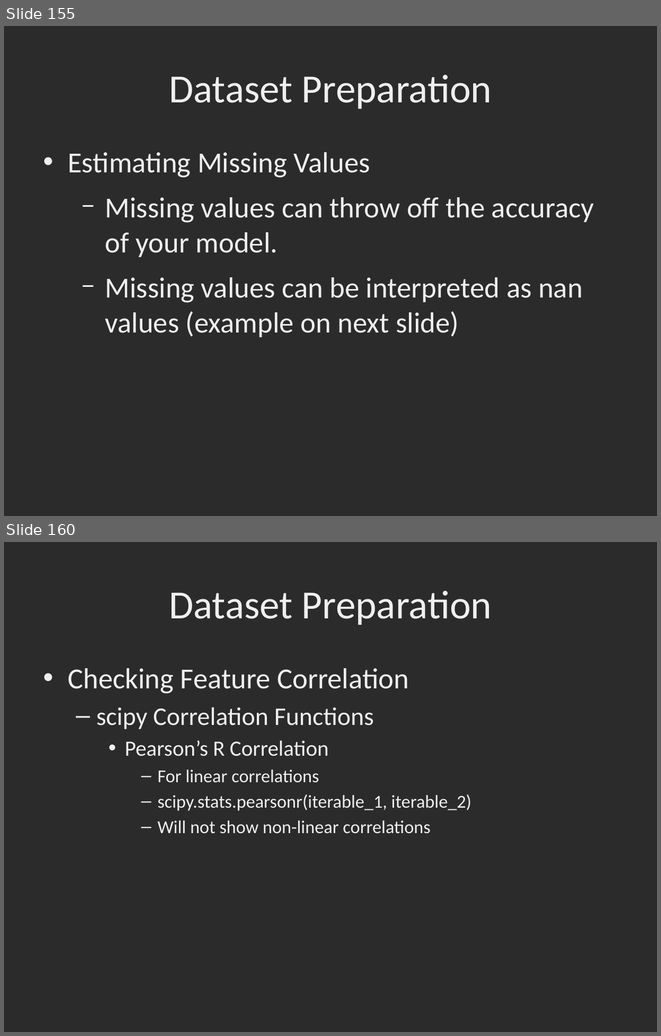
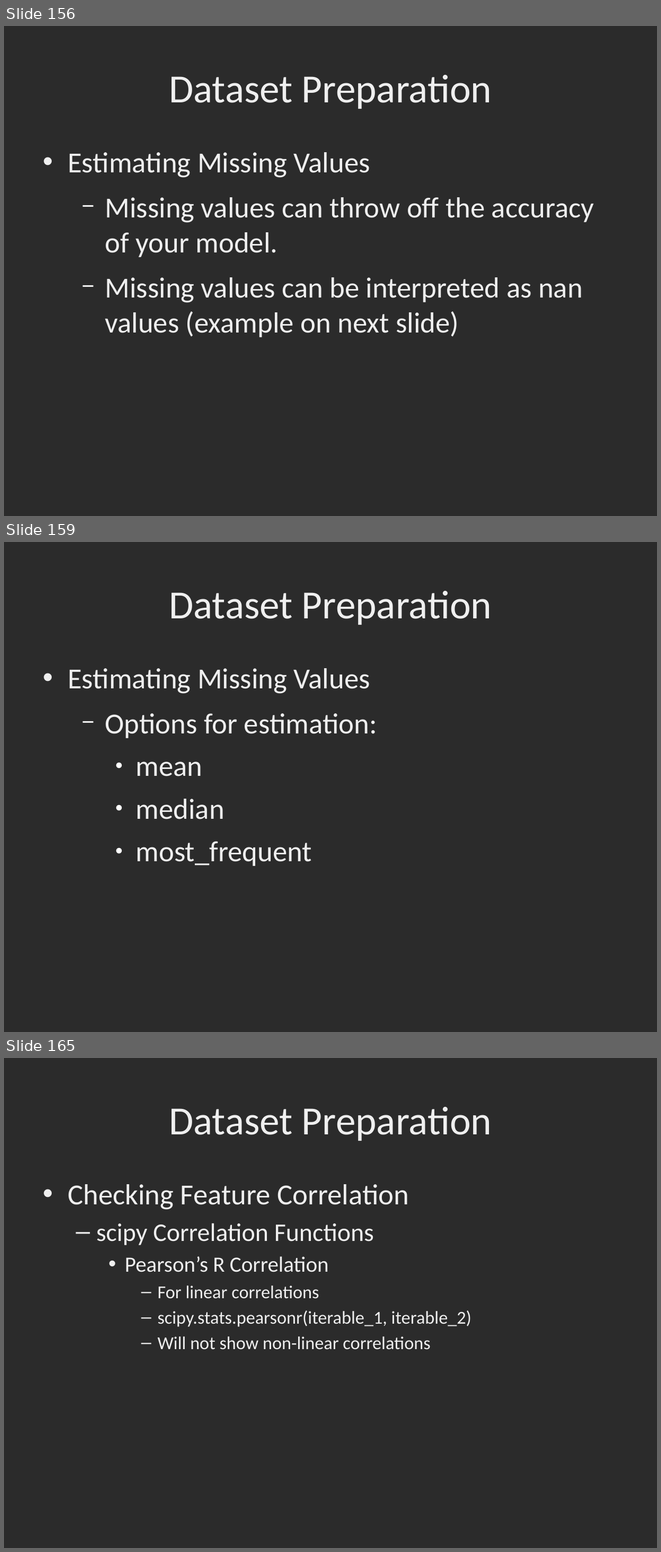
Before and after one commit to dbowmans46/PracticalProgramming, a slide deck: Session 7 - Python/Instructional Material/Session 7 - Python Brief Intro to Machine Learning with Scikit Learn.odp. Shown one above the other, each under a label of ours: slides 155 and 160 before the commit, slides 156, 159 and 165 after it; the slides between them are not shown. The pictures are 661x1036 and 661x1552 pixels, drawn with LibreOffice and Linux fonts; fonts in the diff are those of the drawing; background and template pictures are left out; a plain dark background stands for a picture behind light text. Boxes give left, top, right and bottom in pixels: in the first picture for what was removed or moved away, otherwise in the second. Text is boxed around its words. In the diff, an @@ line names an element or a change of style, - is before the commit and + after.

```diff
--- a/Session 7 - Python/Instructional Material/Session 7 - Python Brief Intro to Machine Learning with Scikit Learn.odp
+++ b/Session 7 - Python/Instructional Material/Session 7 - Python Brief Intro to Machine Learning with Scikit Learn.odp
@@ slide 159 added at box(4, 542, 657, 1032), background picture (left out) @@
@@ title added at box(169, 591, 492, 625), 44 pt, text #EFEFEF @@
+Dataset Preparation
@@ text added at box(68, 668, 377, 866), 32 pt, text #EFEFEF @@
+• Estimating Missing Values
+  − Options for estimation:
+    ● mean
+    ● median
+    ● most_frequent
@@ what was slide 155 is now slide 156 @@
@@ what was slide 160 is now slide 165 @@
```
Also in this commit, not shown: 6 slides changed, 4 other slides added, 1 other file.
